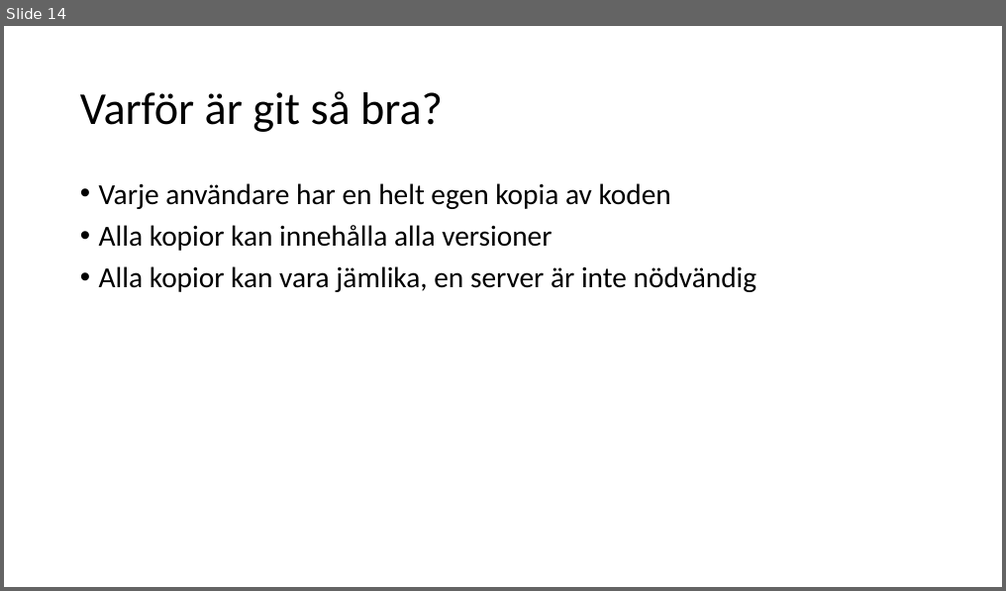
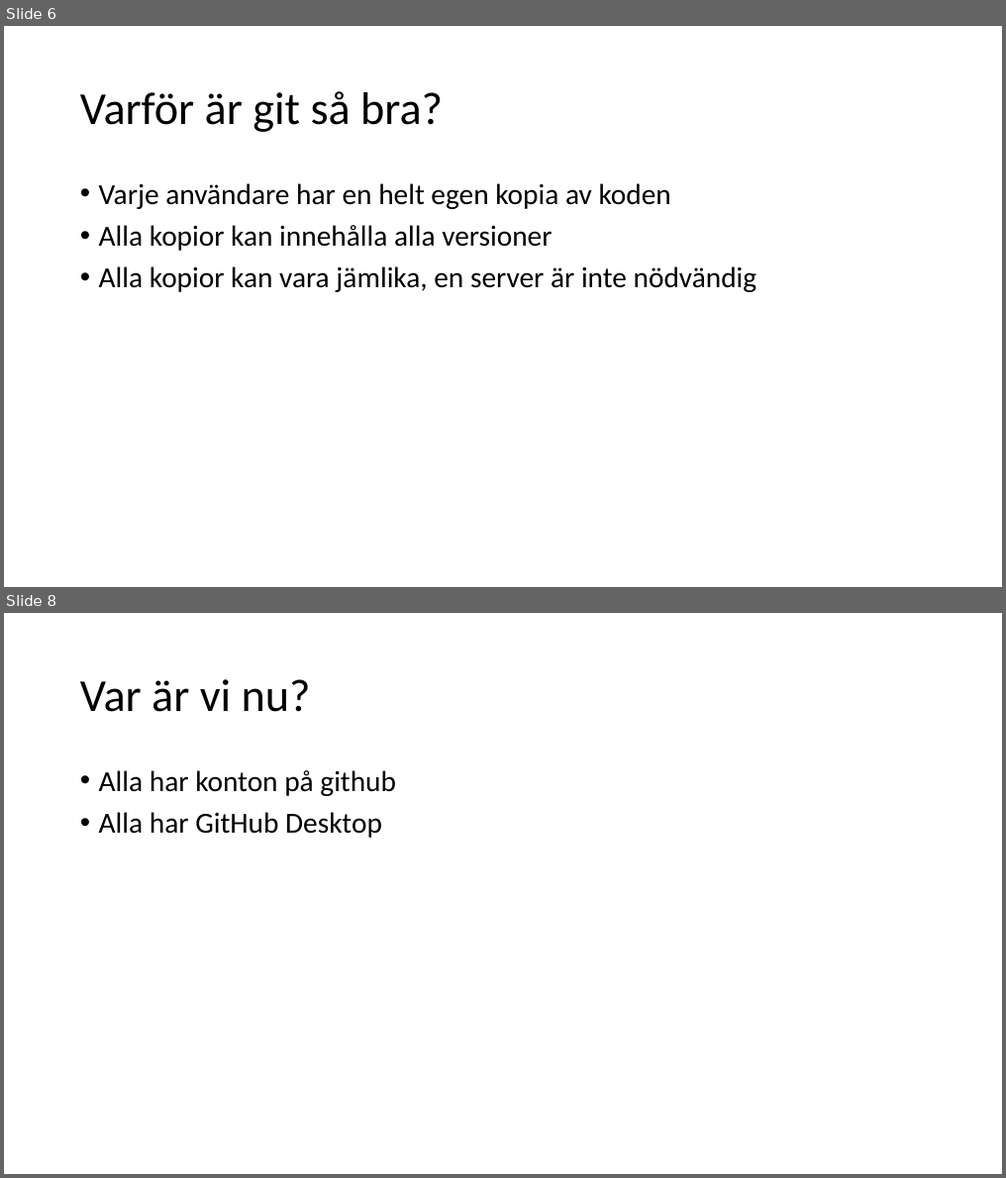
Before and after one commit to Rnqst/Lexicon-PRG122-gavle-2022, a slide deck: prg122 tisdag.odp. Shown one above the other, each under a label of ours: slide 14 before the commit, slides 6 and 8 after it; the slides between them are not shown. The pictures are 1006x591 and 1006x1178 pixels, drawn with LibreOffice and Linux fonts; fonts in the diff are those of the drawing. Boxes give left, top, right and bottom in pixels: in the first picture for what was removed or moved away, otherwise in the second. Text is boxed around its words. In the diff, an @@ line names an element or a change of style, - is before the commit and + after.

```diff
--- a/prg122 tisdag.odp
+++ b/prg122 tisdag.odp
@@ slide 8 added at [4, 613, 1002, 1174], background #FFFFFF @@
@@ title added at [80, 679, 311, 712], 44 pt, text #000000 @@
+Var är vi nu?
@@ text added at [99, 770, 396, 838], 28 pt, text #000000 @@
+• Alla har konton på github
+• Alla har GitHub Desktop
@@ what was slide 14 is now slide 6 @@
```
Also in this commit, not shown: 10 slides changed, 17 other slides added, 18 slides removed, 8 other files.
